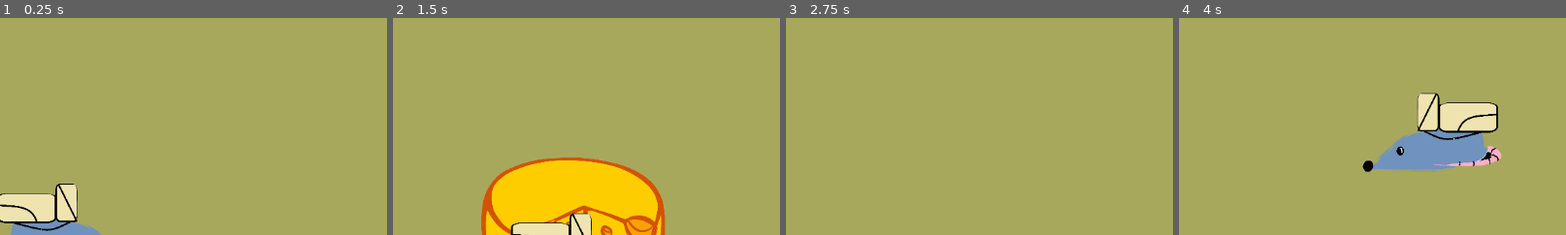
Above: before the commit, frames 1-4 (left to right).
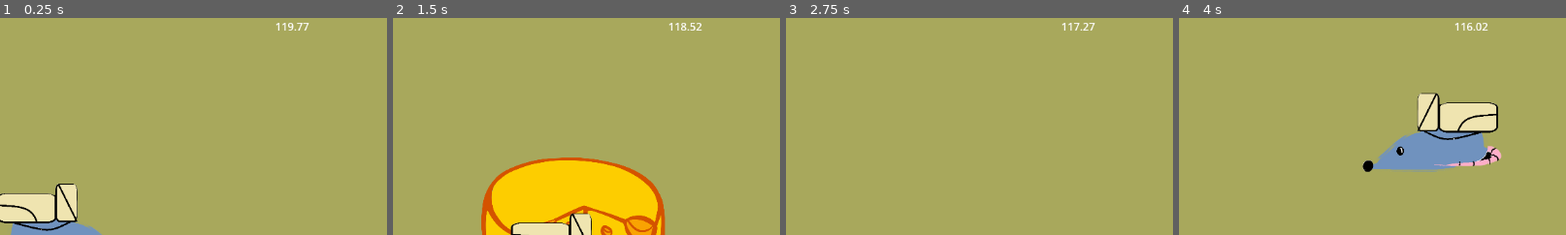
Above: after the commit, the same moments.

Repository: Airon-Tree/MouseGame
Game: Godot game, scene res://Object/main.tscn
Same seed, same stepped clock (60 frames per second), same inputs: the game is played once before the commit and once after it.
Inputs:
- Up to frame 1 (0.25 s): no input
- Up to frame 2 (1.5 s): hold Right (move_right) 0.53-1.28 s; tap F (pickup) at 0.6 s; hold Down (move_down) from 1.28 s (still down); tap R (win) at 1.35 s
- Up to frame 3 (2.75 s): release Down (move_down) at 2.03 s; hold Right (move_right) from 2.03 s (still down); tap F (pickup) at 2.1 s
- Up to frame 4 (4 s): release Right (move_right) at 2.78 s; hold Up (move_up) 2.78-3.53 s; tap R (win) at 2.85 s; hold Left (move_left) from 3.53 s (still down); tap F (pickup) at 3.6 s
The pictures show only the part of the screen within x 50-100%, y 0-50%; the shares and areas given below are measured in that part.

The runs differ from the first frame. In frame 1, 0.1% of the frame differs, in the area x 71-80%, y 2-6%; in frame 2, 0.1%; in frame 3, 0.1%; in frame 4, 0.2%.
Error before the commit: Invalid assignment of property or key 'text' with value of type 'String' on a base object of type 'null instance'. (res://Object/main.gd:18)

Commit message:
score and winning

Diff:
--- a/Object/main.tscn
+++ b/Object/main.tscn
@@ -38,7 +38,7 @@
 [node name="Timer" type="Timer" parent="."]
 wait_time = 120.0
 
-[node name="Label" type="Label" parent="."]
+[node name="TimerLabel" type="Label" parent="."]
 offset_left = 986.0
 offset_top = 1.0
 offset_right = 1152.0
@@ -52,4 +52,9 @@
 
 [node name="WinUI" parent="." instance=ExtResource("10_84tgt")]
 
+[node name="ScoreLabel" type="Label" parent="."]
+visible = false
+offset_right = 40.0
+offset_bottom = 23.0
+
 [connection signal="timeout" from="Timer" to="." method="_on_timer_timeout"]
